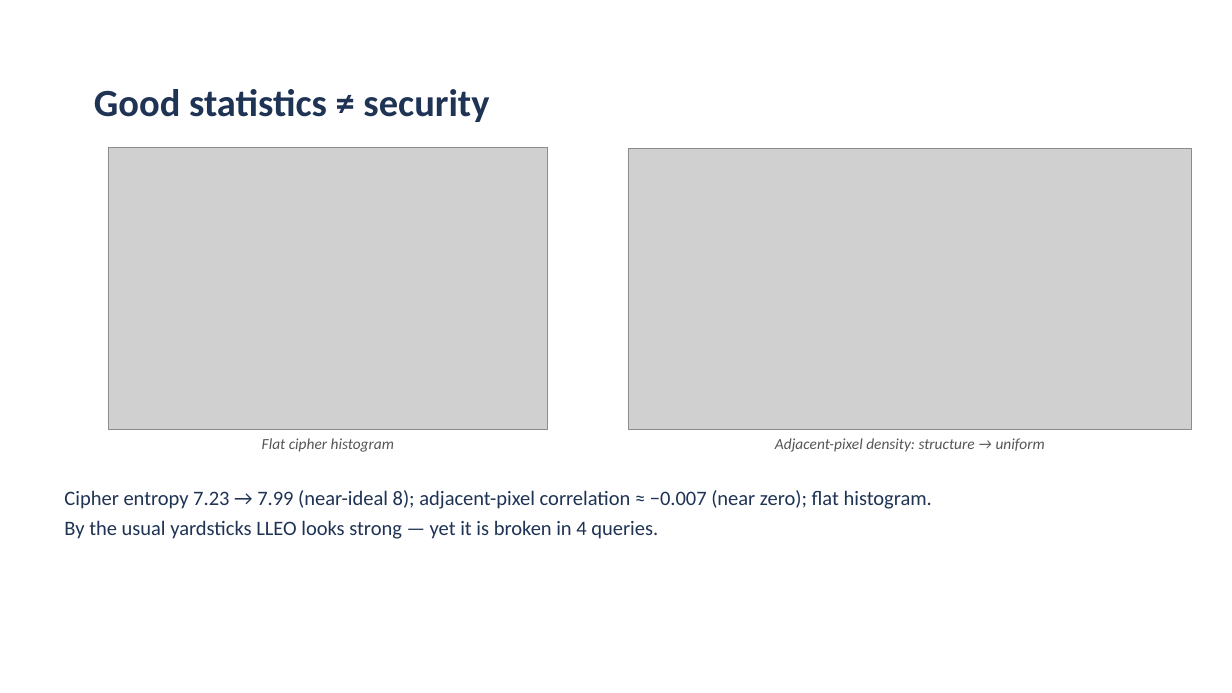
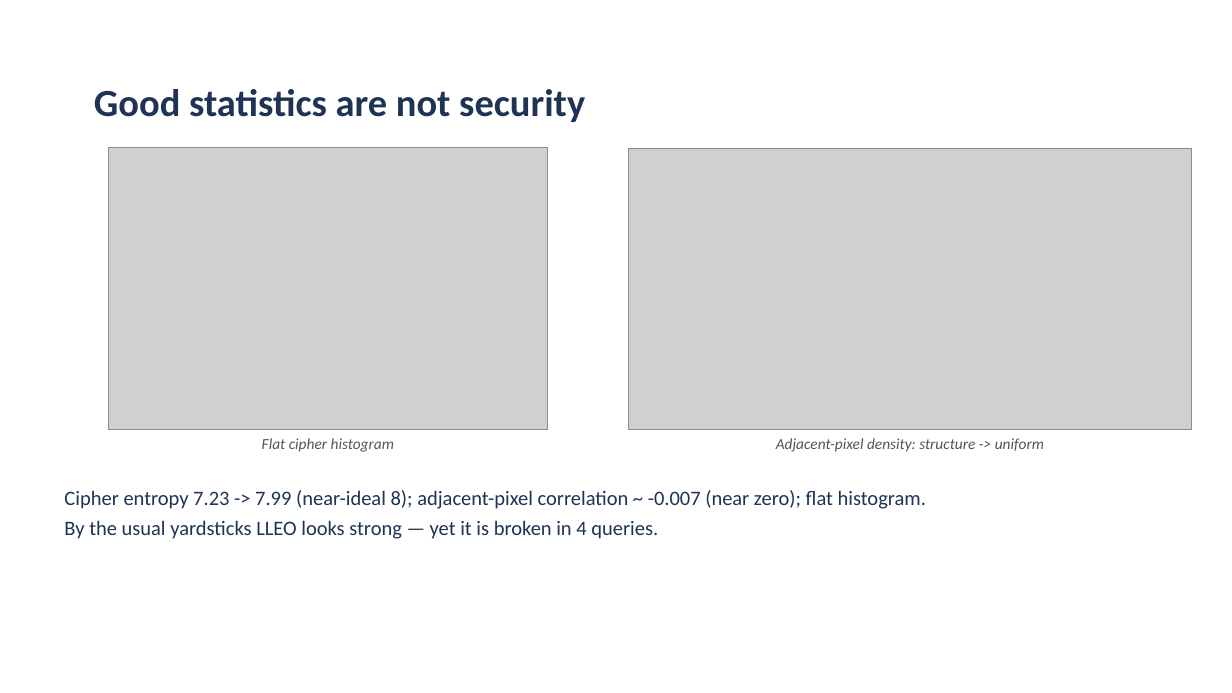
Before and after one commit to aiparallel0/chaoscrypt, a slide deck: slide 8 of papers/paper1-chaos-cpa/presentation.pptx. Drawn at 1232x693 pixels with LibreOffice and Linux fonts; fonts in the diff are those of the drawing; grey boxes stand for pictures; background and template pictures are left out. Boxes give left, top, right and bottom in pixels: in the first picture for what was removed or moved away, otherwise in the second. Text is boxed around its words. In the diff, an @@ line names an element or a change of style, - is before the commit and + after.

```diff
--- a/papers/paper1-chaos-cpa/presentation.pptx
+++ b/papers/paper1-chaos-cpa/presentation.pptx
@@ title at bbox=[94, 89, 585, 122]: text changed @@
-Good statistics ≠ security
+Good statistics are not security
@@ text at bbox=[776, 438, 1044, 452]: text changed @@
-Adjacent-pixel density: structure → uniform
+Adjacent-pixel density: structure -> uniform
@@ text at bbox=[64, 490, 926, 509]: text changed @@
-Cipher entropy 7.23 → 7.99 (near-ideal 8); adjacent-pixel correlation ≈ −0.007 (near zero); flat histogram.
+Cipher entropy 7.23 -> 7.99 (near-ideal 8); adjacent-pixel correlation ~ -0.007 (near zero); flat histogram.
```
Also in this commit, not shown: 9 other slides changed, 2 slides added, 2 slides removed, 2 other files.
